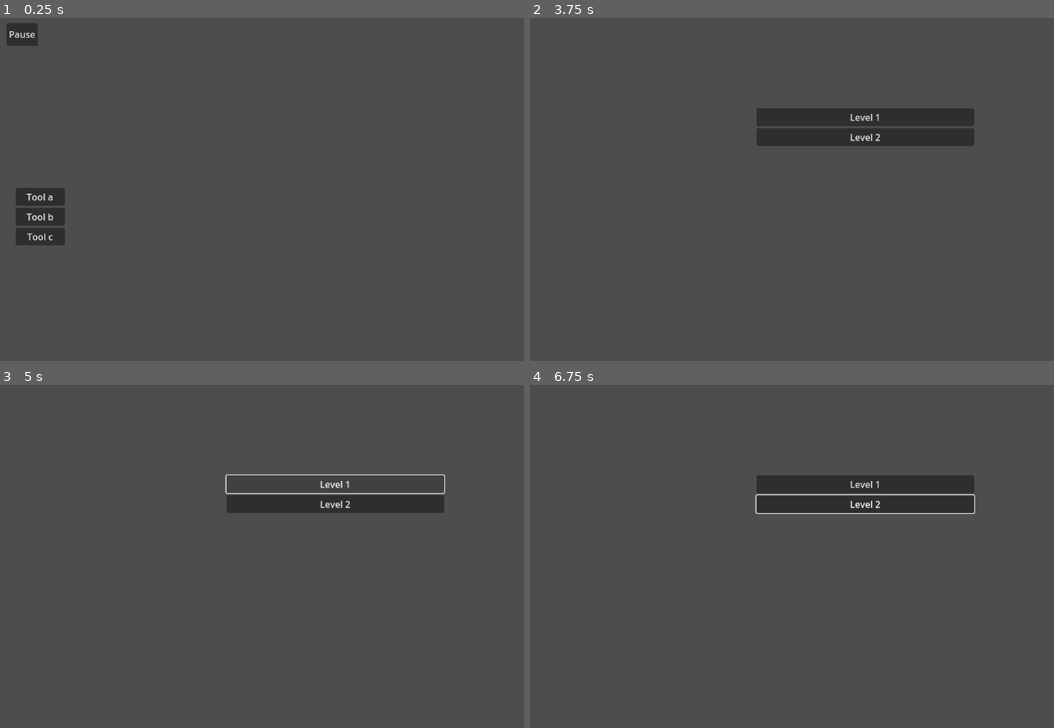
Above: before the commit, frames 1-4 (two rows, left to right).
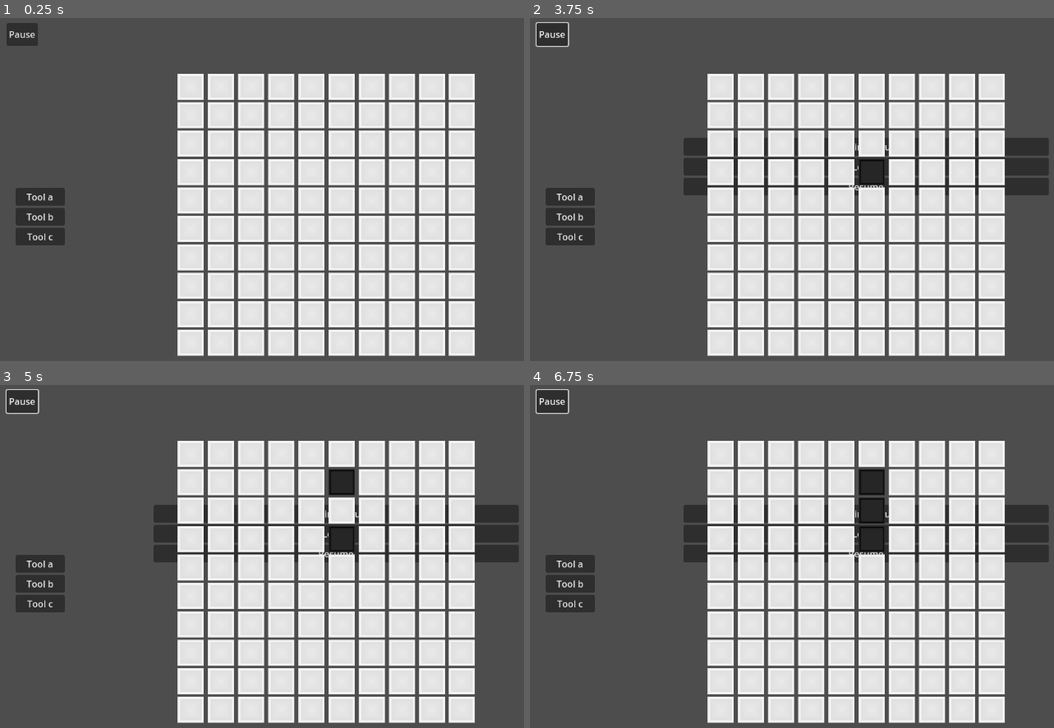
Above: after the commit, the same moments.

Repository: robotabc773/Brackeys2024.1
Game: Godot game, scene res://scenes/level_basic_UI_test.tscn
The game is run twice, just before and just after one commit, with the same random seed, the same clock (stepped at 60 frames per second) and the same inputs. This scene is started directly instead of the project's main scene.
Inputs (mouse positions are in pixels of both pictures, inside the frame that each line leads up to):
- Up to frame 1 (0.25 s): no input
- Up to frame 2 (3.75 s): click "Tool a" at 0.5 s; click "Tool b" at 1.25 s; click "Tool c" at 2 s; click "Pause" at 2.75 s; click "Levels" at 3.5 s
- Up to frame 3 (5 s): click (335, 484) at 4.25 s, where only the run before the commit has a clickable "Level 1"
- Up to frame 4 (6.75 s): click (865, 484) at 5 s, where only the run before the commit has a clickable "Level 1"; click (865, 505) at 5.75 s, where only the run before the commit has a clickable "Level 2"; click (865, 553) at 6.5 s, where only the run after the commit has a clickable "Resume"

The runs differ from the first frame. In frame 1, 39% of the frame differs, in the area x 33-91%, y 16-99%; in frame 2, 45%, in the area x 1-99%, y 1-99%; in frame 3, 44%; in frame 4, 44%.
Error before the commit: Invalid call. Nonexistent function 'switch_tools' in base 'GridContainer (logic_grid.gd)'. (res://scripts/tool_selection.gd:6)

Commit message:
tool switching example

Diff:
--- a/scenes/level_basic_UI_test.tscn
+++ b/scenes/level_basic_UI_test.tscn
@@ -1,18 +1,35 @@
-[gd_scene load_steps=3 format=3 uid="uid://cby75who253kt"]
+[gd_scene load_steps=4 format=3 uid="uid://v37g0nmrh1ij"]
 
 [ext_resource type="PackedScene" uid="uid://br6dyud2sumq5" path="res://scenes/pause_menu.tscn" id="1_n1okg"]
-[ext_resource type="PackedScene" uid="uid://dl6eyt6o4vcnb" path="res://scenes/tool_selection.tscn" id="2_hhko0"]
+[ext_resource type="PackedScene" uid="uid://bjxy1s75ej0ep" path="res://scenes/tool_selection.tscn" id="2_hhko0"]
+[ext_resource type="Script" path="res://scripts/logic_grid.gd" id="3_7lr6i"]
 
-[node name="LevelUiTest" type="Node2D"]
+[node name="Control" type="Control"]
+layout_mode = 3
+anchors_preset = 0
+offset_right = 40.0
+offset_bottom = 40.0
 
 [node name="PauseMenu" parent="." instance=ExtResource("1_n1okg")]
+layout_mode = 1
 offset_left = 16.0
 offset_top = 9.0
 offset_right = 16.0
 offset_bottom = 9.0
 
 [node name="ToolSelection" parent="." instance=ExtResource("2_hhko0")]
+layout_mode = 1
 offset_left = -16.0
 offset_top = 203.0
 offset_right = -16.0
 offset_bottom = 203.0
+
+[node name="LogicGrid" type="GridContainer" parent="."]
+layout_mode = 2
+offset_left = 315.0
+offset_top = 98.0
+offset_right = 839.0
+offset_bottom = 594.0
+script = ExtResource("3_7lr6i")
+num_rows = 10
+num_cols = 10
--- a/scripts/logic_grid.gd
+++ b/scripts/logic_grid.gd
@@ -1,3 +1,4 @@
+class_name LogicGrid
 extends GridContainer
 
 # Tile object that will be instantiated across the grid
@@ -48,20 +49,6 @@
 	# Save the initial state as the earliest state to undo to
 	_undo_history = [UndoState.new(_display_grid)]
 
-# A functionto switch tools
-func switch_tool(tool_path : String) -> void:
-	# Load the script
-	var new_tool_script = load(tool_path)
-	if new_tool_script:
-		# Create a new instance of the script
-		var new_tool = new_tool_script.new()
-		if new_tool is Tool:
-			cancel_tool()
-			current_tool = new_tool
-		else:
-			print("Error: The script does not extend Tool")
-	else:
-		print("Error: Failed to load the script")
 
 # Adds a position to the tool path, backtracking if we've already visited it
 func _add_pos_to_tool_path(pos : Vector2i) -> void:
--- a/scripts/tool_selection.gd
+++ b/scripts/tool_selection.gd
@@ -1,16 +1,17 @@
 extends Control
 
-var logic_grid = preload("res://scripts/logic_grid.gd").new()
+# Assumes that LogicGrid is a sister node
+@onready var logic_grid : LogicGrid = $"../LogicGrid"
+
+const tool_test = preload("res://scripts/tools/tool_test.gd")
+const tool_a = preload("res://scripts/tools/tool_a.gd")
+const tool_b = preload("res://scripts/tools/tool_b.gd")
 
 func _on_tool_1_pressed():
-	logic_grid.switch_tools("res://scripts/tools/tool_a.gd")
-
-
+	logic_grid.current_tool = tool_a.new()
 
 func _on_tool_2_pressed():
-	logic_grid.switch_tools("res://scripts/tools/tool_b.gd")
-
-
+	logic_grid.current_tool = tool_b.new()
 
 func _on_tool_3_pressed():
-	pass # Replace with function body.
+	logic_grid.current_tool = tool_test.new()
Not shown: 1 places in scenes/tool_selection.tscn that only renumber resources
